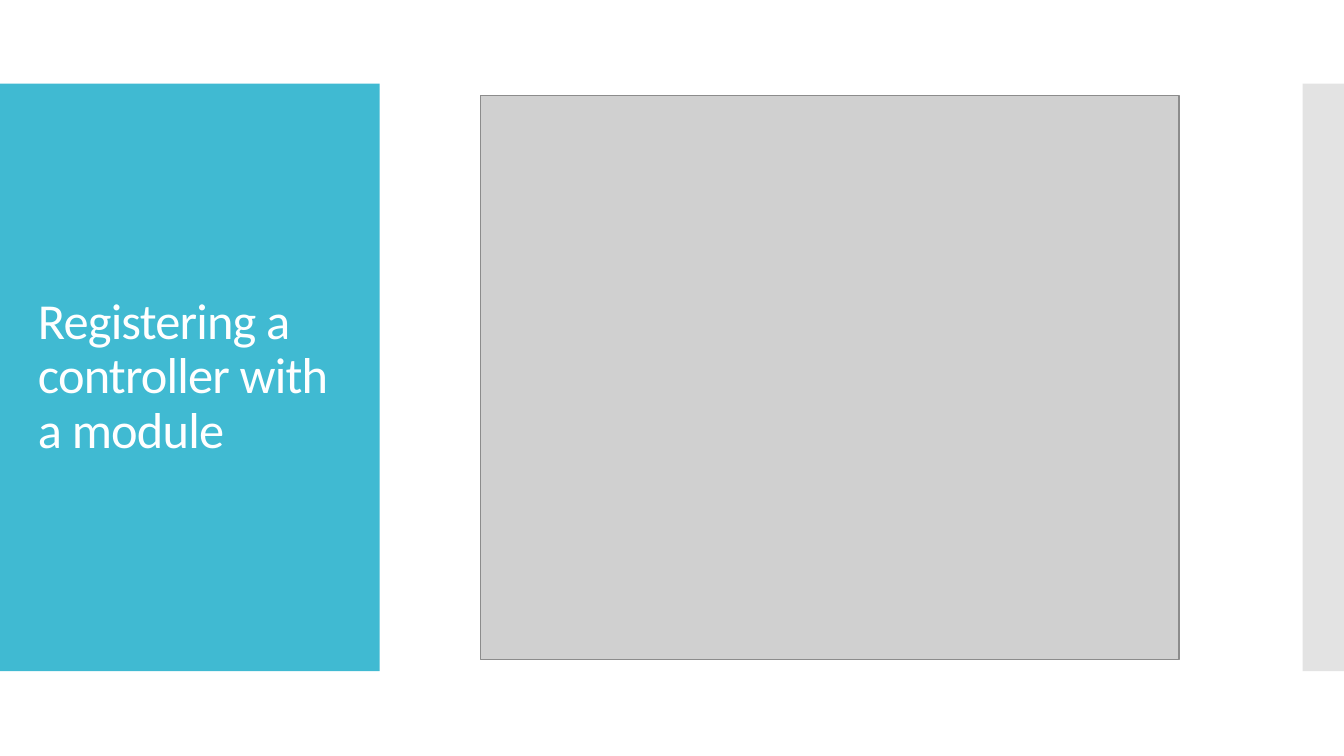
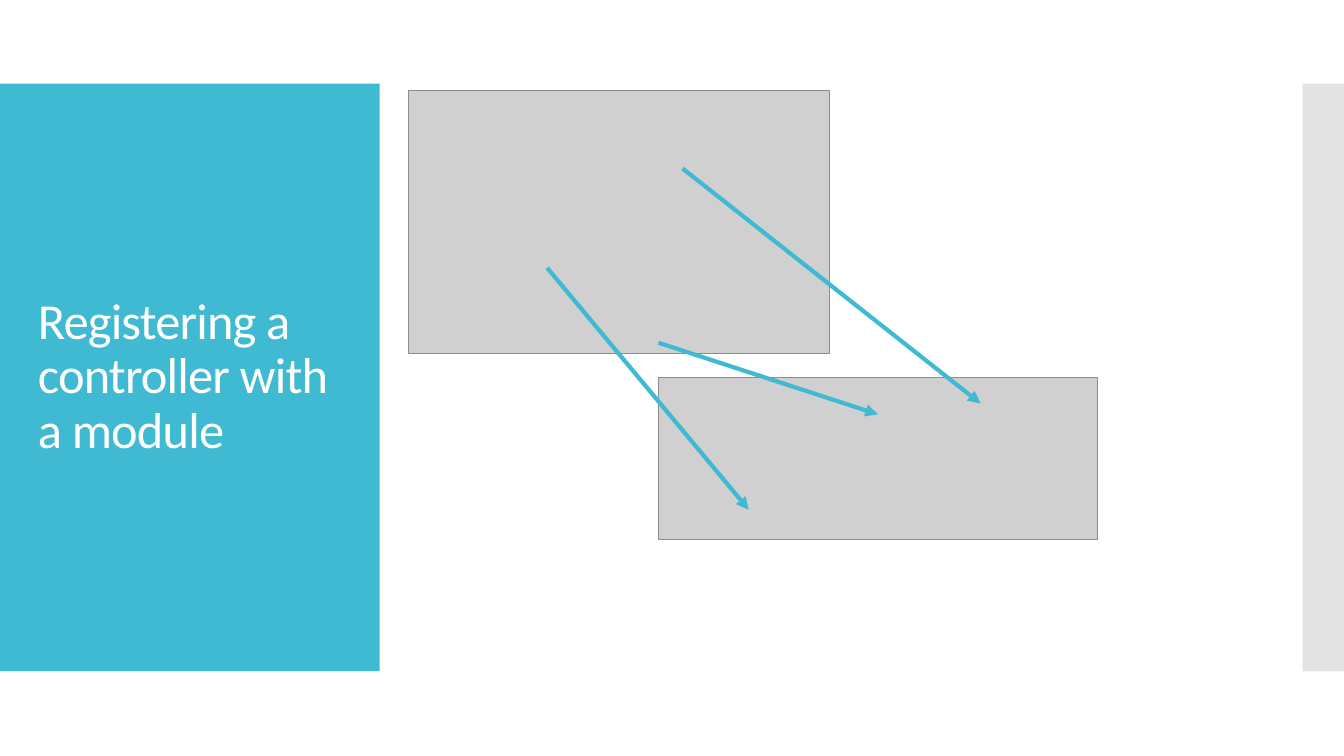
Before and after one commit to webelf000/angular_sample_app, a slide deck: slide 11 of Angular JS - Workshop.pptx (slide 10 before the commit). Drawn at 1344x756 pixels with LibreOffice and Linux fonts; fonts in the diff are those of the drawing; grey boxes stand for pictures. Boxes give left, top, right and bottom in pixels: in the first picture for what was removed or moved away, otherwise in the second. Text is boxed around its words. In the diff, an @@ line names an element or a change of style, - is before the commit and + after.

```diff
--- a/Angular JS - Workshop.pptx
+++ b/Angular JS - Workshop.pptx
@@ picture added at (409, 90, 831, 353) @@
@@ picture removed at (481, 95, 1180, 659) @@
@@ arrow added from (683, 168) to (981, 403), #40BAD2 3 pt @@
@@ arrow added from (547, 268) to (749, 510), #40BAD2 3 pt @@
@@ arrow added from (658, 343) to (878, 414), #40BAD2 3 pt @@
@@ picture added at (658, 378, 1097, 539) @@
```
Also in this commit, not shown: 10 other slides changed, 6 slides added.
